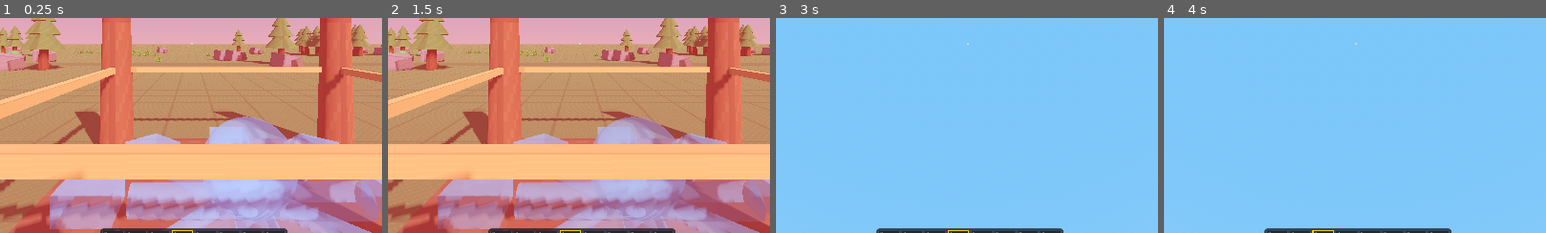
Above: before the commit, frames 1-4 (left to right).
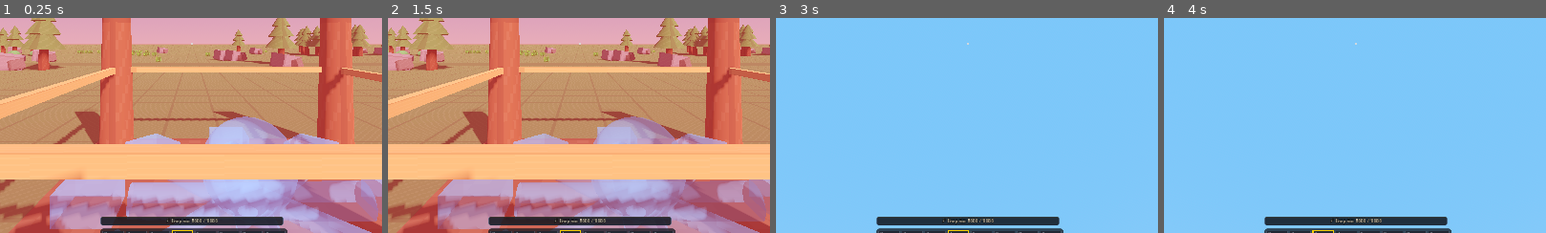
Above: after the commit, the same moments.

Repository: oksesaneka22/saecula_2
Game: Godot game, scene res://src/core/Main.tscn
The game is run twice, just before and just after one commit, with the same random seed, the same clock (stepped at 60 frames per second) and the same inputs.
Inputs (mouse positions are % of the whole screen's width and height, from its top left):
- Up to frame 1 (0.25 s): no input
- Up to frame 2 (1.5 s): click "🔨 Будівництво [B]" at 0.5 s; click "🛠️ Крафт [C]" at 1.25 s
- Up to frame 3 (3 s): click "🎒 Інвентар [I]" at 2 s; tap Enter at 2.75 s; move the mouse to (55, 50) at 2.77 s; hold W (move_up) from 2.78 s (still down); hold E (interact) from 2.78 s (still down); click (55, 50) at 2.92 s
- Up to frame 4 (4 s): keep holding W (move_up); tap Space (jump) at 3.02, 3.5, 3.77 s; right-click (55, 50) at 3.05 s; move the mouse to (45, 50) at 3.52 s; release E (interact) at 3.53 s; right-click (45, 50) at 3.6 s; click (45, 50) at 3.67 s; tap Mouse wheel up (zoom_in) at 3.8 s
The pictures show only the part of the screen within x 25-75%, y 44-94%; the shares and areas given below are measured in that part.

The runs differ from the first frame. In frame 1, 1.9% of the frame differs, in the area x 26-75%, y 92-97%; in frame 2, 1.9%; in frame 3, 1.9%; in frame 4, 1.9%.
Error in both runs: Invalid call. Nonexistent function 'open' in base 'Control (InventoryUI.gd)'. (res://src/ui/hud/HUDActionBar.gd:57)

Commit message:
added energy

Diff:
--- a/src/core/EventBus.gd
+++ b/src/core/EventBus.gd
@@ -25,6 +25,9 @@
 # ------------------------------------------------------------------------------
 ## Зміна здоров'я/витривалості персонажа гравця
 signal player_stats_changed(current_hp: float, max_hp: float, current_stamina: float, max_stamina: float)
+
+## Спроба виконати дію за виснаження / нульової енергії
+signal energy_depleted_action_attempted
 
 ## Гравець взаємодіє з об'єктом у світі
 signal player_interacted_with_world(target_node: Node, map_coords: Vector2i)
--- a/src/core/Main.gd
+++ b/src/core/Main.gd
@@ -9,6 +9,7 @@
 const StockpileBuildingScript = preload("res://src/world/buildings/StockpileBuilding.gd")
 const ModularPiece3DScript = preload("res://src/world3d/modular/ModularPiece3D.gd")
 const ItemSlotUIScript = preload("res://src/ui/hud/ItemSlotUI.gd")
+const EnergyBarUIScript = preload("res://src/ui/hud/EnergyBarUI.gd")
 
 func _ready() -> void:
 	# Підписуємося на сигнали EventBus для валідації шини
@@ -67,6 +68,9 @@
 
 	# 16. Валідація текстур в інвентарі та повного розміру дерев'яної колоди-опори
 	_test_inventory_textures_and_pillar_size()
+
+	# 17. Валідація системи енергії (1000 од., дії, виснаження при 0, шкала EnergyBarUI)
+	_test_player_energy_system()
 
 
 func _test_inventory_component(wood: Resource) -> void:
@@ -821,3 +825,48 @@
 
 	slot_ui.queue_free()
 	print("[Main] Inventory slot textures and modular pillar block size tests passed successfully!")
+
+
+func _test_player_energy_system() -> void:
+	print("[Main] Testing player energy system & EnergyBarUI...")
+	var player = Player3DScene.instantiate()
+	add_child(player)
+
+	# 1. Початковий стан: великий запас на день (1000 од.)
+	assert(player.max_energy == 1000.0, "Max energy must be 1000.0 for a full day of activities")
+	assert(player.current_energy == 1000.0, "Current energy must start at 1000.0")
+	assert(player.has_energy(2.5), "Player must have energy for harvesting")
+	assert(player.has_energy(6.0), "Player must have energy for modular construction")
+	assert(player.has_energy(3.0), "Player must have energy for block placement")
+	assert(player.sprint_energy_per_sec == 0.0, "Sprinting must not consume energy")
+	assert(player.rest_regen_rate == 0.0, "There should be no passive energy regeneration")
+
+	# 2. Витрата енергії при діях
+	var consumed = player.consume_energy(25.0)
+	assert(consumed == true, "Energy consumption must succeed")
+	assert(is_equal_approx(player.current_energy, 975.0), "Energy should be 975.0 after 25.0 consumed")
+
+	# 3. Виснаження до 0
+	player.consume_energy(1000.0)
+	assert(player.current_energy == 0.0, "Energy cannot drop below 0.0")
+	assert(player.has_energy(2.5) == false, "At 0 energy player cannot perform actions requiring energy")
+	assert(player.consume_energy(5.0) == false, "consume_energy at 0 must return false")
+
+	# 4. Відновлення енергії (їжа / відпочинок)
+	player.restore_energy(25.0)
+	assert(is_equal_approx(player.current_energy, 25.0), "Energy should be restored by 25.0 (berries)")
+
+	# 5. Новий день (EventBus.day_passed) відновлює сили на максимум
+	EventBus.day_passed.emit(2)
+	assert(is_equal_approx(player.current_energy, 1000.0), "Passing a day must fully replenish energy to 1000.0")
+
+	# 6. Валідація інтерфейсної шкали EnergyBarUI
+	var energy_bar = EnergyBarUIScript.new()
+	add_child(energy_bar)
+	energy_bar._on_energy_changed(750.0, 1000.0)
+	assert(energy_bar.current_energy == 750.0, "EnergyBarUI must track current energy")
+	assert(energy_bar.max_energy == 1000.0, "EnergyBarUI must track max energy")
+	energy_bar.queue_free()
+
+	player.queue_free()
+	print("[Main] Player energy system & EnergyBarUI unit tests passed successfully!")
--- a/src/entities3d/player/Player3D.gd
+++ b/src/entities3d/player/Player3D.gd
@@ -3,9 +3,11 @@
 ## Player3D: Контролер гравця у 3D світі гри з видом від 1-ї особи (First-Person).
 ## Керується за допомогою WASD, огляд мишею через Head/Camera3D, взаємодія та збір ресурсів через RayCast3D.
 ## Підтримує будівництво воксельних блоків (Minecraft-style) на ПКМ та видобуток на ЛКМ.
+## Містить повноцінну систему енергії (1000 од. на день) з витратами на біг, видобуток та будівництво.
 
 signal active_slot_changed(slot_index: int)
 signal player_interacted(target: Node)
+signal energy_changed(current: float, max_val: float)
 
 @export var walk_speed: float = 5.0
 @export var sprint_speed: float = 7.5
@@ -13,6 +15,15 @@
 @export var mouse_sensitivity: float = 0.0025
 @export var reach_distance: float = 4.5
 
+## Параметри системи енергії
+@export var max_energy: float = 1000.0
+@export var current_energy: float = 1000.0
+@export var sprint_energy_per_sec: float = 0.0
+@export var harvest_energy_cost: float = 2.5
+@export var construct_energy_cost: float = 6.0
+@export var place_block_energy_cost: float = 3.0
+@export var rest_regen_rate: float = 0.0
+
 var gravity: float = 18.0
 var is_active: bool = true
 var active_hotbar_slot: int = 0
@@ -41,6 +52,11 @@
 
 	if EventBus != null:
 		EventBus.hotbar_slot_selected.connect(_on_hotbar_slot_selected)
+		EventBus.day_passed.connect(func(_day): restore_energy(max_energy))
+
+	energy_changed.emit(current_energy, max_energy)
+	if EventBus != null:
+		EventBus.player_stats_changed.emit(100.0, 100.0, current_energy, max_energy)
 
 	# Надаємо гравцю стартовий комплект інструментів та матеріалів:
 	# Слот 1 (Wood) та Слот 2 (Stone) для миттєвого тестування будівництва на ПКМ!
@@ -102,9 +118,12 @@
 			get_viewport().set_input_as_handled()
 			return
 
-	# Встановлення воксельного блоку (ПКМ як у Minecraft)
+	# Вживання їжі (ягоди на ПКМ) або встановлення воксельного блоку (ПКМ як у Minecraft)
 	if event.is_action_pressed("secondary_action"):
 		if Input.mouse_mode == Input.MOUSE_MODE_CAPTURED:
+			if _try_consume_food():
+				get_viewport().set_input_as_handled()
+				return
 			if _try_place_block():
 				get_viewport().set_input_as_handled()
 				return
@@ -133,7 +152,13 @@
 	var input_dir: Vector2 = Input.get_vector("move_left", "move_right", "move_up", "move_down")
 	var move_direction: Vector3 = (transform.basis * Vector3(input_dir.x, 0, input_dir.y)).normalized()
 
-	var speed: float = sprint_speed if Input.is_key_pressed(KEY_SHIFT) else walk_speed
+	var wants_sprint: bool = Input.is_key_pressed(KEY_SHIFT) and move_direction != Vector3.ZERO
+	var can_sprint: bool = current_energy > 0.0
+
+	var speed: float = walk_speed
+	if wants_sprint and can_sprint:
+		speed = sprint_speed
+
 	if move_direction != Vector3.ZERO:
 		velocity.x = move_direction.x * speed
 		velocity.z = move_direction.z * speed
@@ -153,6 +178,50 @@
 			EventBus.hotbar_slot_selected.emit(active_hotbar_slot)
 
 
+## Витрачає вказану кількість енергії гравця. Повертає true якщо енергія була успішно знята.
+func consume_energy(amount: float) -> bool:
+	if current_energy <= 0.0:
+		return false
+	current_energy = maxf(0.0, current_energy - amount)
+	energy_changed.emit(current_energy, max_energy)
+	if EventBus != null:
+		EventBus.player_stats_changed.emit(100.0, 100.0, current_energy, max_energy)
+	return true
+
+
+## Відновлює вказану кількість енергії гравця.
+func restore_energy(amount: float) -> void:
+	if current_energy >= max_energy:
+		return
+	current_energy = minf(max_energy, current_energy + amount)
+	energy_changed.emit(current_energy, max_energy)
+	if EventBus != null:
+		EventBus.player_stats_changed.emit(100.0, 100.0, current_energy, max_energy)
+
+
+## Перевіряє наявність достатньої кількості енергії
+func has_energy(amount: float) -> bool:
+	return current_energy >= amount
+
+
+func _show_energy_warning() -> void:
+	if EventBus != null and EventBus.has_signal("energy_depleted_action_attempted"):
+		EventBus.energy_depleted_action_attempted.emit()
+	print("[Player3D] Виснаження! Недостатньо енергії для дії.")
+
+
+func _try_consume_food() -> bool:
+	var active_item_id: StringName = _get_active_item_id()
+	if active_item_id == &"berries" and current_energy < max_energy:
+		if inventory != null and inventory.get_item_count(&"berries") > 0:
+			if inventory.remove_item(&"berries", 1):
+				restore_energy(25.0)
+				_play_swing_animation()
+				print("[Player3D] З'їдено ягоди! Енергію відновлено: +25 (%d/%d)" % [int(current_energy), int(max_energy)])
+				return true
+	return false
+
+
 func _try_interact_or_harvest() -> void:
 	# Анімація помаху головою/камерою
 	_play_swing_animation()
@@ -172,7 +241,13 @@
 			if collider.has_method("interact"):
 				collider.interact(self)
 				return
-		collider.interact_construct(inventory)
+		if current_energy < construct_energy_cost:
+			_show_energy_warning()
+			if collider.has_method("show_temporary_message"):
+				collider.show_temporary_message("Недостатньо енергії!", Color(1.0, 0.3, 0.3))
+			return
+		if collider.interact_construct(inventory):
+			consume_energy(construct_energy_cost)
 		return
 
 	# 2. Якщо це споруда зі сховищем / склад (BuildingEntity3D)
@@ -182,8 +257,12 @@
 
 	# 3. Якщо це природний ресурс (WorldResourceNode3D) або блок (WorldBlock3D)
 	if collider.has_method("harvest"):
+		if current_energy < harvest_energy_cost:
+			_show_energy_warning()
+			return
 		var equipped_tool_type: int = _get_active_tool_type()
 		var tool_damage: float = _get_active_tool_damage()
+		consume_energy(harvest_energy_cost)
 		collider.harvest(tool_damage, equipped_tool_type)
 		return
 
@@ -246,6 +325,9 @@
 		return false
 	if inventory == null or inventory.get_item_count(active_item_id) <= 0:
 		return false
+	if current_energy < place_block_energy_cost:
+		_show_energy_warning()
+		return false
 	if interact_ray == null or not interact_ray.is_colliding():
 		return false
 
@@ -262,6 +344,7 @@
 		return false
 
 	var block = BlockManager.place_block(active_item_id, target_coord)
+	consume_energy(place_block_energy_cost)
 	_play_swing_animation()
 	print("[Player3D] Встановлено блок '%s' на позиції %s" % [active_item_id, str(target_coord)])
 	return true
--- /dev/null
+++ b/src/ui/hud/EnergyBarUI.gd
@@ -0,0 +1,145 @@
+class_name EnergyBarUI
+extends Control
+
+## EnergyBarUI: Велика шкала енергії гравця (HUD).
+## Відображає запас сил (1000 одиниць на повний ігровий день),
+## витрати на біг, видобуток та будівництво, а також статус виснаження.
+
+@export var max_energy: float = 1000.0
+@export var current_energy: float = 1000.0
+
+var _display_energy: float = 1000.0
+var _label: Label = null
+var _progress_bar: ProgressBar = null
+var _flash_timer: float = 0.0
+var _is_warning_flashing: bool = false
+var _fill_style: StyleBoxFlat = null
+
+
+func _ready() -> void:
+	custom_minimum_size = Vector2(460.0, 22.0)
+	mouse_filter = Control.MOUSE_FILTER_IGNORE
+	_setup_ui()
+
+	if EventBus != null:
+		EventBus.player_stats_changed.connect(_on_player_stats_changed)
+		if EventBus.has_signal("energy_depleted_action_attempted"):
+			EventBus.energy_depleted_action_attempted.connect(_on_depleted_attempt)
+
+	var player = get_tree().get_first_node_in_group("player")
+	if player != null and player.has_signal("energy_changed"):
+		player.energy_changed.connect(_on_energy_changed)
+		if "current_energy" in player and "max_energy" in player:
+			_on_energy_changed(player.current_energy, player.max_energy)
+
+
+func _setup_ui() -> void:
+	# 1. Задній фон
+	var bg_panel := PanelContainer.new()
+	bg_panel.name = "BackgroundPanel"
+	bg_panel.set_anchors_preset(Control.PRESET_FULL_RECT)
+	bg_panel.mouse_filter = Control.MOUSE_FILTER_IGNORE
+
+	var bg_style := StyleBoxFlat.new()
+	bg_style.bg_color = Color(0.06, 0.08, 0.11, 0.85)
+	bg_style.border_color = Color(0.3, 0.4, 0.52, 0.75)
+	bg_style.set_border_width_all(1)
+	bg_style.set_corner_radius_all(5)
+	bg_style.set_content_margin_all(2.0)
+	bg_panel.add_theme_stylebox_override("panel", bg_style)
+	add_child(bg_panel)
+
+	# 2. ProgressBar
+	_progress_bar = ProgressBar.new()
+	_progress_bar.name = "ProgressBar"
+	_progress_bar.set_anchors_preset(Control.PRESET_FULL_RECT)
+	_progress_bar.mouse_filter = Control.MOUSE_FILTER_IGNORE
+	_progress_bar.show_percentage = false
+	_progress_bar.min_value = 0.0
+	_progress_bar.max_value = max_energy
+	_progress_bar.value = current_energy
+
+	var empty_style := StyleBoxFlat.new()
+	empty_style.bg_color = Color(0.12, 0.14, 0.18, 0.4)
+	empty_style.set_corner_radius_all(4)
+	_progress_bar.add_theme_stylebox_override("background", empty_style)
+
+	_fill_style = StyleBoxFlat.new()
+	_fill_style.bg_color = Color(0.95, 0.72, 0.15, 0.92) # Golden amber energy
+	_fill_style.set_corner_radius_all(4)
+	_progress_bar.add_theme_stylebox_override("fill", _fill_style)
+	bg_panel.add_child(_progress_bar)
+
+	# 3. Текстовий Label
+	_label = Label.new()
+	_label.name = "Label"
+	_label.set_anchors_preset(Control.PRESET_FULL_RECT)
+	_label.mouse_filter = Control.MOUSE_FILTER_IGNORE
+	_label.horizontal_alignment = HORIZONTAL_ALIGNMENT_CENTER
+	_label.vertical_alignment = VERTICAL_ALIGNMENT_CENTER
+	_label.add_theme_font_size_override("font_size", 12)
+	_label.add_theme_color_override("font_color", Color.WHITE)
+	_label.add_theme_color_override("font_outline_color", Color(0, 0, 0, 0.9))
+	_label.add_theme_constant_override("outline_size", 4)
+	add_child(_label)
+
+	_update_visuals()
+
+
+func _process(delta: float) -> void:
+	if absf(_display_energy - current_energy) > 0.1:
+		_display_energy = lerpf(_display_energy, current_energy, 12.0 * delta)
+		_update_visuals()
+
+	if _is_warning_flashing:
+		_flash_timer += delta * 10.0
+		if _flash_timer >= 6.0:
+			_is_warning_flashing = false
+			_flash_timer = 0.0
+			_update_visuals()
+		else:
+			var flash: bool = sin(_flash_timer) > 0.0
+			if _fill_style != null:
+				_fill_style.bg_color = Color(1.0, 0.2, 0.2, 0.95) if flash else Color(0.4, 0.1, 0.1, 0.8)
+			if _label != null:
+				_label.text = "⚡ ВИСНАЖЕННЯ! НЕМАЄ ЕНЕРГІЇ (0 / %d)" % int(max_energy)
+
+
+func _on_player_stats_changed(_hp: float, _max_hp: float, cur_stamina: float, max_stamina: float) -> void:
+	_on_energy_changed(cur_stamina, max_stamina)
+
+
+func _on_energy_changed(cur: float, max_val: float) -> void:
+	max_energy = maxf(1.0, max_val)
+	current_energy = clampf(cur, 0.0, max_energy)
+	if _progress_bar != null:
+		_progress_bar.max_value = max_energy
+	if not _is_warning_flashing:
+		_update_visuals()
+
+
+func _on_depleted_attempt() -> void:
+	_is_warning_flashing = true
+	_flash_timer = 0.0
+
+
+func _update_visuals() -> void:
+	if _progress_bar != null:
+		_progress_bar.value = _display_energy
+
+	var ratio: float = _display_energy / max_energy
+	if _fill_style != null and not _is_warning_flashing:
+		if ratio > 0.4:
+			_fill_style.bg_color = Color(0.95, 0.72, 0.15, 0.92) # Golden amber
+		elif ratio > 0.15:
+			_fill_style.bg_color = Color(0.95, 0.45, 0.1, 0.92)  # Orange alert
+		else:
+			_fill_style.bg_color = Color(0.85, 0.2, 0.15, 0.92)  # Critical red
+
+	if _label != null and not _is_warning_flashing:
+		if current_energy <= 0.01:
+			_label.text = "⚡ ВИСНАЖЕННЯ: 0 / %d" % int(max_energy)
+			_label.add_theme_color_override("font_color", Color(1.0, 0.4, 0.4))
+		else:
+			_label.text = "⚡ Енергія: %d / %d" % [int(round(_display_energy)), int(max_energy)]
+			_label.add_theme_color_override("font_color", Color(1.0, 0.95, 0.85))
--- a/src/ui/hud/HUD.tscn
+++ b/src/ui/hud/HUD.tscn
@@ -1,5 +1,6 @@
 [gd_scene load_steps=10 format=3 uid="uid://saecula_hud"]
 
+[ext_resource type="Script" path="res://src/ui/hud/EnergyBarUI.gd" id="9_energy"]
 [ext_resource type="Script" path="res://src/ui/hud/HotbarUI.gd" id="1_hotbar"]
 [ext_resource type="Script" path="res://src/ui/hud/InventoryUI.gd" id="2_inv"]
 [ext_resource type="Script" path="res://src/ui/hud/CraftingUI.gd" id="3_craft"]
@@ -59,6 +60,22 @@
 theme_override_font_sizes/font_size = 14
 horizontal_alignment = 1
 vertical_alignment = 1
+
+[node name="EnergyBarUI" type="Control" parent="."]
+layout_mode = 3
+anchors_preset = 7
+anchor_left = 0.5
+anchor_top = 1.0
+anchor_right = 0.5
+anchor_bottom = 1.0
+offset_left = -230.0
+offset_top = -106.0
+offset_right = 230.0
+offset_bottom = -84.0
+grow_horizontal = 2
+grow_vertical = 0
+mouse_filter = 2
+script = ExtResource("9_energy")
 
 [node name="HotbarUI" type="Control" parent="."]
 layout_mode = 3
--- a/src/world3d/modular/ModularPiece3D.gd
+++ b/src/world3d/modular/ModularPiece3D.gd
@@ -376,22 +376,22 @@
 
 
 ## Взаємодія на [E] або клік миші (зведення частини або відкриття дверей)
-func interact_construct(inventory: Node) -> void:
+func interact_construct(inventory: Node) -> bool:
 	if is_built:
 		if piece_type == &"modular_door":
 			interact(null)
-		return
+		return false
 
 	# 1. Перевірка структурних правил перед будівництвом
 	if piece_type in [&"modular_wall", &"modular_pillar", &"modular_door"]:
 		if ModularManager != null and not ModularManager.has_built_floor(cell_coord):
 			show_temporary_message("Спочатку збудуйте підлогу!", Color(1.0, 0.35, 0.35))
-			return
+			return false
 
 	if piece_type == &"modular_roof":
 		if ModularManager != null and not ModularManager.has_built_support_for_roof(cell_coord):
 			show_temporary_message("Спочатку збудуйте стіни або опори!", Color(1.0, 0.35, 0.35))
-			return
+			return false
 
 	# 2. Перевірка наявності матеріалів в інвентарі
 	if inventory != null:
@@ -400,7 +400,7 @@
 			var count: int = inventory.get_item_count(item_id) if inventory.has_method("get_item_count") else 0
 			if count < needed:
 				show_temporary_message("Потрібно: %s" % get_cost_text(), Color(1.0, 0.35, 0.35))
-				return
+				return false
 
 		# 3. Списання матеріалів
 		for item_id in required_materials.keys():
@@ -415,6 +415,7 @@
 	piece_constructed.emit(self)
 	if ModularManager != null:
 		ModularManager.notify_piece_built(self)
+	return true
 
 
 ## Взаємодія гравця з готовим об'єктом (наприклад, відкривання/закривання дверей)
Not shown, changed: CHANGES.md
Not shown, changed: Documentation.md
Not shown, changed: WORKLIST.md
